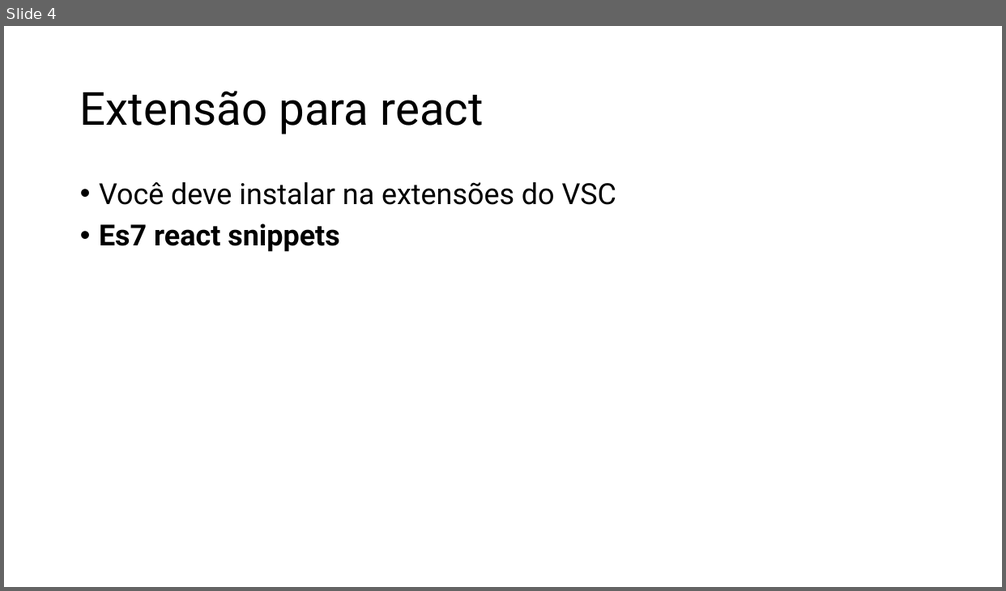
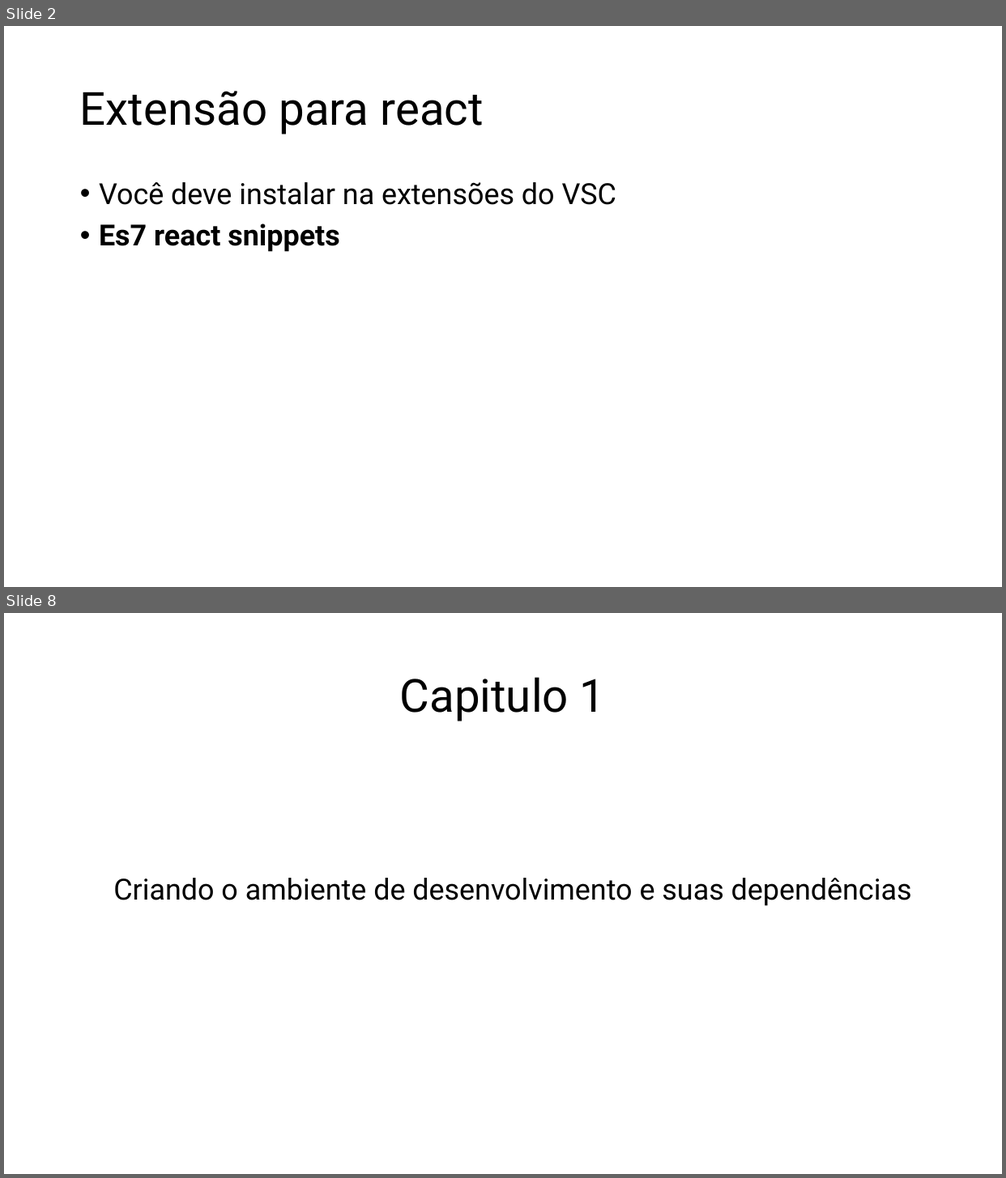
Before and after one commit to RogerSobral/h_codar_react, a slide deck: React.pptx. Shown one above the other, each under a label of ours: slide 4 before the commit, slides 2 and 8 after it; the slides between them are not shown. The pictures are 1006x591 and 1006x1178 pixels, drawn with LibreOffice and Linux fonts; fonts in the diff are those of the drawing. Boxes give left, top, right and bottom in pixels: in the first picture for what was removed or moved away, otherwise in the second. Text is boxed around its words. In the diff, an @@ line names an element or a change of style, - is before the commit and + after.

```diff
--- a/React.pptx
+++ b/React.pptx
@@ slide 8 added at [4, 613, 1002, 1174], background #FFFFFF @@
@@ title added at [400, 677, 606, 722], 44 pt, text #000000 @@
+Capitulo 1
@@ text added at [113, 878, 912, 906], 28 pt, text #000000 @@
+Criando o ambiente de desenvolvimento e suas dependências
@@ what was slide 4 is now slide 2 @@
```
Also in this commit, not shown: 3 slides changed, 15 other slides added, 46 other files.
